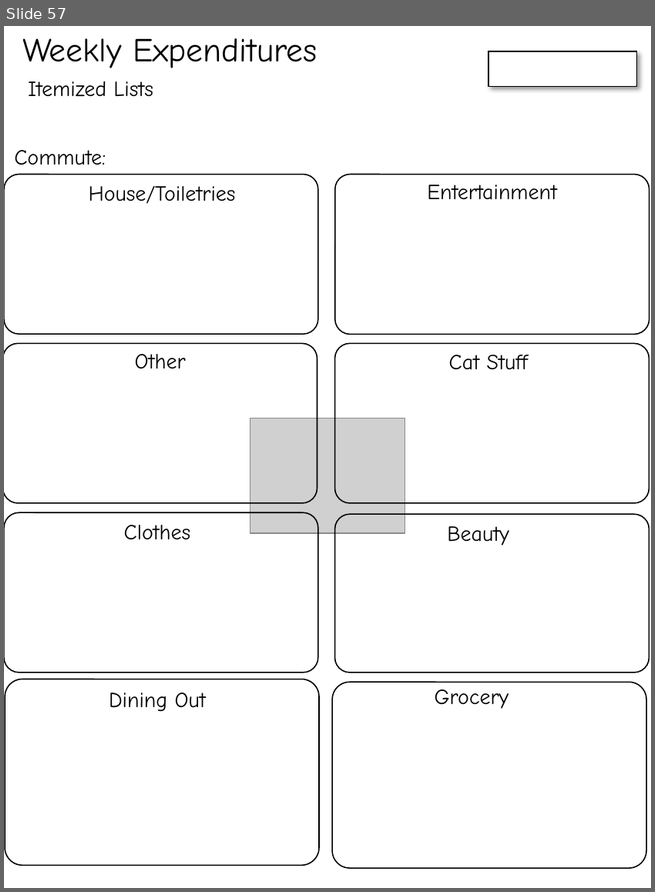
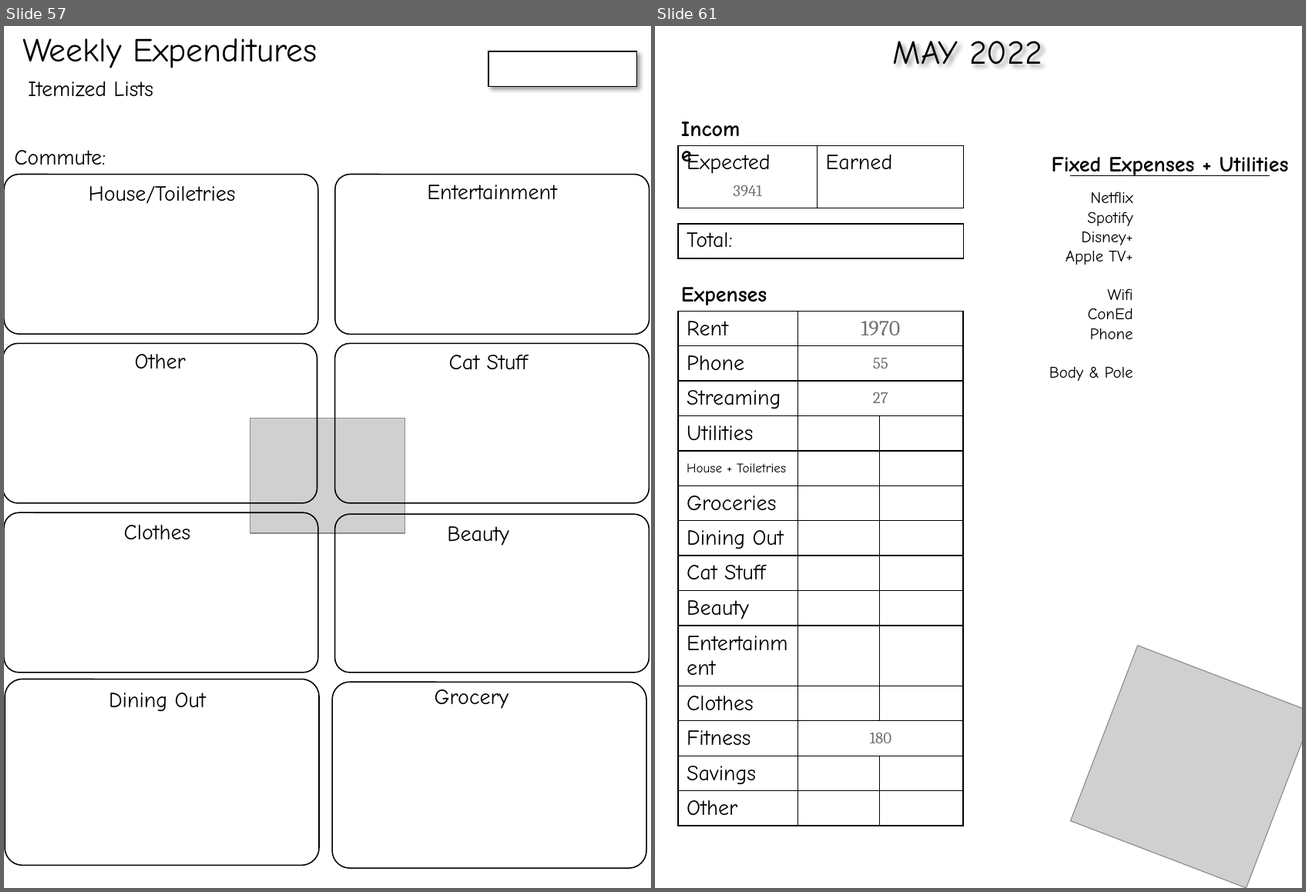
Before and after one commit to cds70409/cds70409.github.io, a slide deck: bujo_printouts.pptx. Shown side by side, each under a label of ours: slide 57 before the commit, slides 57 and 61 after it; the slides between them are not shown. The pictures are 655x892 and 1306x892 pixels, drawn with LibreOffice and Linux fonts; fonts in the diff are those of the drawing; grey boxes stand for pictures. Boxes give left, top, right and bottom in pixels: in the first picture for what was removed or moved away, otherwise in the second. Text is boxed around its words. In the diff, an @@ line names an element or a change of style, - is before the commit and + after.

```diff
--- a/bujo_printouts.pptx
+++ b/bujo_printouts.pptx
@@ slide 61 added at <box>655,26,1302,888</box>, background #FFFFFF @@
@@ text added at <box>893,41,1042,64</box>, 28 pt, text #000000 @@
+MAY 2022
@@ text added at <box>673,111,756,146</box>, 18 pt, text #000000, bold @@
+Income
@@ table added at <box>678,146,964,252</box>, 3 rows, 2 columns @@
+Expected / 3941 | Earned
+ | 
+Total: | 
@@ text added at <box>1052,157,1289,176</box>, 18 pt, text #000000, bold @@
+Fixed Expenses + Utilities
@@ line added from (1071, 176) to (1269, 176), #000000 0.5 pt @@
@@ text added at <box>1049,192,1133,381</box>, 13.5 pt, text #000000 @@
+Netflix
+Spotify
+Disney+
+Apple TV+
+Wifi
+ConEd
+Phone
+Body & Pole
@@ text added at <box>681,287,767,306</box>, 18 pt, text #000000, bold @@
+Expenses
@@ table added at <box>678,312,963,818</box>, 14 rows, 3 columns @@
+Rent | 1970 | 
+Phone | 55 | 
+Streaming | 27 | 
+Utilities |  | 
+House + Toiletries |  | 
+Groceries |  | 
+Dining Out |  | 
+Cat Stuff |  | 
+Beauty |  | 
+Entertainment |  | 
+Clothes |  | 
+Fitness | 180 | 
+Savings |  | 
+Other |  | 
@@ picture added at <box>1070,645,1302,888</box> @@
```
Also in this commit, not shown: 8 other slides added.
